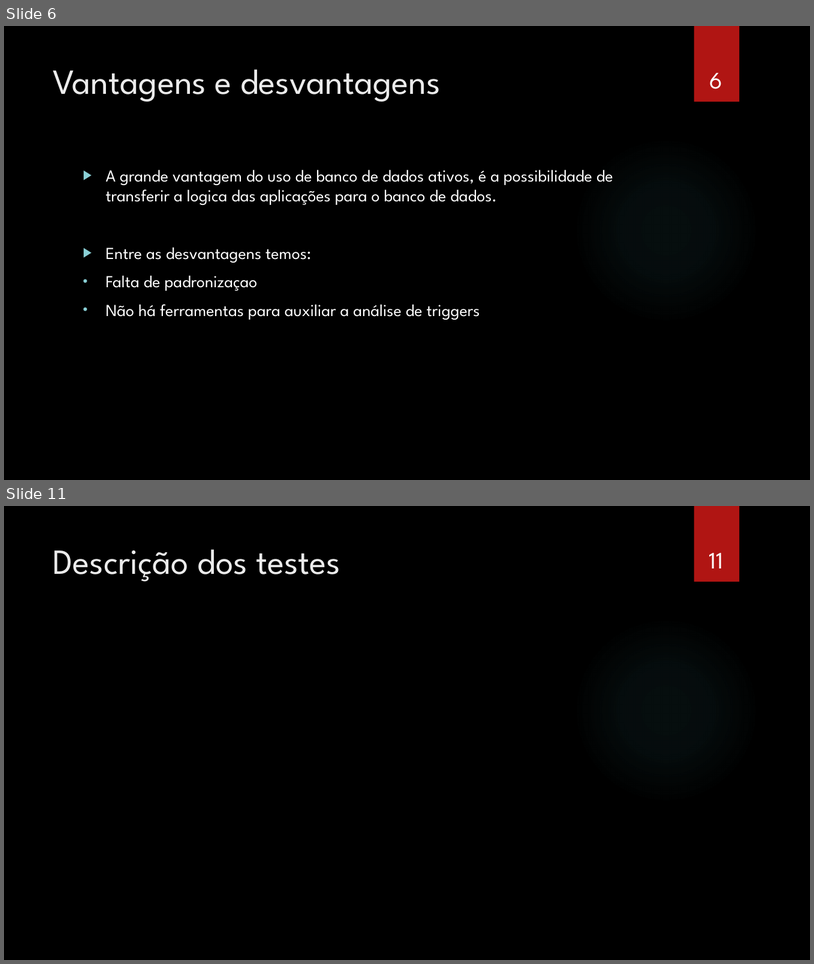
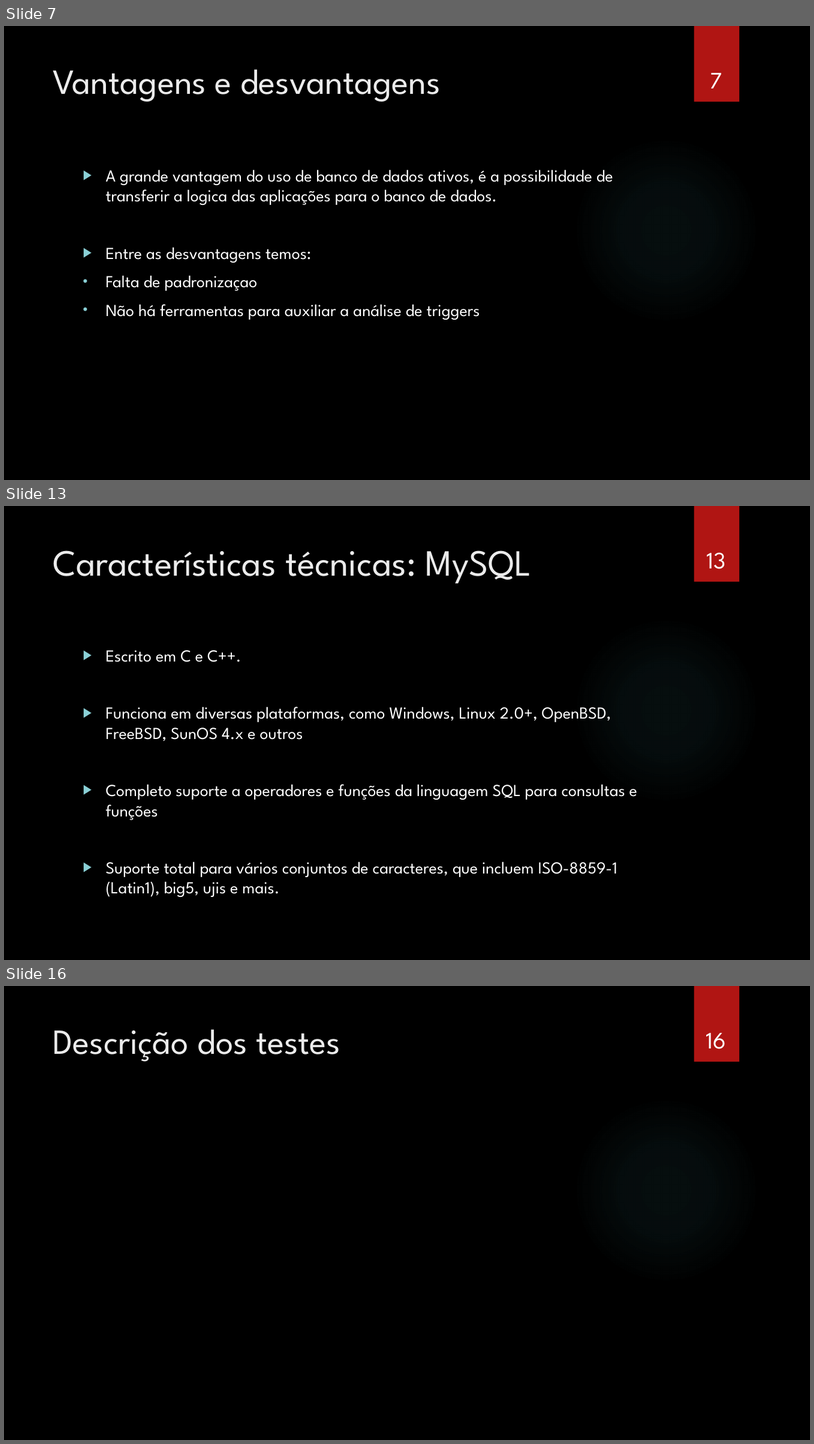
Before and after one commit to gorobaum/t2bd, a slide deck: apresentacao.pptx. Shown one above the other, each under a label of ours: slides 6 and 11 before the commit, slides 7, 13 and 16 after it; the slides between them are not shown. The pictures are 814x964 and 814x1444 pixels, drawn with LibreOffice and Linux fonts; fonts in the diff are those of the drawing; background and template pictures are left out. Boxes give left, top, right and bottom in pixels: in the first picture for what was removed or moved away, otherwise in the second. Text is boxed around its words. In the diff, an @@ line names an element or a change of style, - is before the commit and + after.

```diff
--- a/apresentacao.pptx
+++ b/apresentacao.pptx
@@ slide 13 added at [4,506,810,960], background picture (left out); not listed: 2 template elements that a slide beside it also shows @@
@@ title added at [53,550,532,583], 44 pt, text #EBEBEB @@
+Características técnicas: MySQL
@@ page number added at [707,552,726,569], 28 pt, text #FFFFFF @@
+13
@@ text added at [106,650,638,897], 20 pt, text #FFFFFF @@
+▶ Escrito em C e C++.
+▶ Funciona em diversas plataformas, como Windows, Linux 2.0+, OpenBSD, FreeBSD, SunOS 4.x e outros
+▶ Completo suporte a operadores e funções da linguagem SQL para consultas e funções
+▶ Suporte total para vários conjuntos de caracteres, que incluem ISO-8859-1 (Latin1), big5, ujis e mais.
@@ what was slide 6 is now slide 7 @@
@@ page number at [710,73,722,88]: text changed @@
-6
+7
@@ what was slide 11 is now slide 16 @@
@@ page number at [707,1033,726,1049]: text changed @@
-11
+16
```
Also in this commit, not shown: 3 slides changed, 5 other slides added, 1 slide removed.
